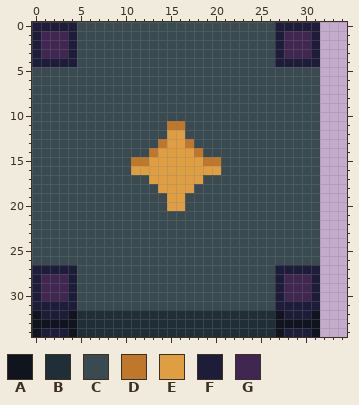
File history of a pixel-art file, assets/graphics/machines/jonction.aseprite. This is how it looked before the edit.
256x35 pixels, 1 frame. Shown: x 0..34, y 0..34.
Palette (. is transparent): A #10141f  B #202e37  C #394a50  D #be772b  E #de9e41  F #1e1d39  G #402751
Pixels before, first column x 0:
 0 FFFFFCCCCCCCCCCCCCCCCCCCCCCFFFFF
 1 FGGGFCCCCCCCCCCCCCCCCCCCCCCFGGGF
 2 FGGGFCCCCCCCCCCCCCCCCCCCCCCFGGGF
 3 FGGGFCCCCCCCCCCCCCCCCCCCCCCFGGGF
 4 FFFFFCCCCCCCCCCCCCCCCCCCCCCFFFFF
 5 CCCCCCCCCCCCCCCCCCCCCCCCCCCCCCCC
 6 CCCCCCCCCCCCCCCCCCCCCCCCCCCCCCCC
 7 CCCCCCCCCCCCCCCCCCCCCCCCCCCCCCCC
 8 CCCCCCCCCCCCCCCCCCCCCCCCCCCCCCCC
 9 CCCCCCCCCCCCCCCCCCCCCCCCCCCCCCCC
10 CCCCCCCCCCCCCCCCCCCCCCCCCCCCCCCC
11 CCCCCCCCCCCCCCCDDCCCCCCCCCCCCCCC
12 CCCCCCCCCCCCCCCEECCCCCCCCCCCCCCC
13 CCCCCCCCCCCCCCDEEDCCCCCCCCCCCCCC
14 CCCCCCCCCCCCCDEEEEDCCCCCCCCCCCCC
15 CCCCCCCCCCCDDEEEEEEDDCCCCCCCCCCC
16 CCCCCCCCCCCEEEEEEEEEECCCCCCCCCCC
17 CCCCCCCCCCCCCEEEEEECCCCCCCCCCCCC
18 CCCCCCCCCCCCCCEEEECCCCCCCCCCCCCC
19 CCCCCCCCCCCCCCCEECCCCCCCCCCCCCCC
20 CCCCCCCCCCCCCCCEECCCCCCCCCCCCCCC
21 CCCCCCCCCCCCCCCCCCCCCCCCCCCCCCCC
22 CCCCCCCCCCCCCCCCCCCCCCCCCCCCCCCC
23 CCCCCCCCCCCCCCCCCCCCCCCCCCCCCCCC
24 CCCCCCCCCCCCCCCCCCCCCCCCCCCCCCCC
25 CCCCCCCCCCCCCCCCCCCCCCCCCCCCCCCC
26 CCCCCCCCCCCCCCCCCCCCCCCCCCCCCCCC
27 FFFFFCCCCCCCCCCCCCCCCCCCCCCFFFFF
28 FGGGFCCCCCCCCCCCCCCCCCCCCCCFGGGF
29 FGGGFCCCCCCCCCCCCCCCCCCCCCCFGGGF
30 FGGGFCCCCCCCCCCCCCCCCCCCCCCFGGGF
31 FFFFFCCCCCCCCCCCCCCCCCCCCCCFFFFF
32 AFFFABBBBBBBBBBBBBBBBBBBBBBAFFFA
33 AAAAABBBBBBBBBBBBBBBBBBBBBBAAAAA
34 AFFFABBBBBBBBBBBBBBBBBBBBBBAFFFA
Once edited:
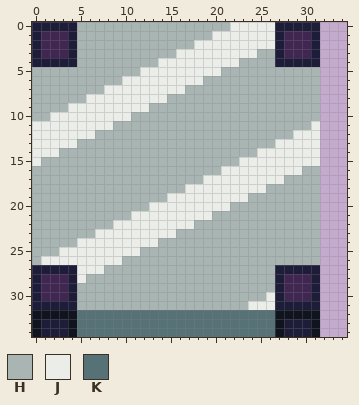
Colours new in this view: H #a8b5b2  J #ebede9  K #577277
Changes in this commit:
Changed rows in their new state; - is an unchanged pixel.
first column x 0:
 0 -----HHHHHHHHHHHHHHHHHJJJJJ-----
 1 -----HHHHHHHHHHHHHHHJJJJJJJ-----
 2 -----HHHHHHHHHHHHHJJJJJJJJJ-----
 3 -----HHHHHHHHHHHJJJJJJJJJHH-----
 4 -----HHHHHHHHHJJJJJJJJJHHHH-----
 5 HHHHHHHHHHHHJJJJJJJJJHHHHHHHHHHH
 6 HHHHHHHHHHJJJJJJJJJHHHHHHHHHHHHH
 7 HHHHHHHHJJJJJJJJJHHHHHHHHHHHHHHH
 8 HHHHHHJJJJJJJJJHHHHHHHHHHHHHHHHH
 9 HHHHJJJJJJJJJHHHHHHHHHHHHHHHHHHH
10 HHJJJJJJJJJHHHHHHHHHHHHHHHHHHHHH
11 JJJJJJJJJHHHHHHHHHHHHHHHHHHHHHHJ
12 JJJJJJJHHHHHHHHHHHHHHHHHHHHHHJJJ
13 JJJJJHHHHHHHHHHHHHHHHHHHHHHJJJJJ
14 JJJHHHHHHHHHHHHHHHHHHHHHHJJJJJJJ
15 JHHHHHHHHHHHHHHHHHHHHHHJJJJJJJJJ
16 HHHHHHHHHHHHHHHHHHHHHJJJJJJJJJHH
17 HHHHHHHHHHHHHHHHHHHJJJJJJJJJHHHH
18 HHHHHHHHHHHHHHHHHJJJJJJJJJHHHHHH
19 HHHHHHHHHHHHHHHJJJJJJJJJHHHHHHHH
20 HHHHHHHHHHHHHJJJJJJJJJHHHHHHHHHH
21 HHHHHHHHHHHJJJJJJJJJHHHHHHHHHHHH
22 HHHHHHHHHJJJJJJJJJHHHHHHHHHHHHHH
23 HHHHHHHJJJJJJJJJHHHHHHHHHHHHHHHH
24 HHHHHJJJJJJJJJHHHHHHHHHHHHHHHHHH
25 HHHJJJJJJJJJHHHHHHHHHHHHHHHHHHHH
26 HJJJJJJJJJHHHHHHHHHHHHHHHHHHHHHH
27 -----JJJHHHHHHHHHHHHHHHHHHH-----
28 -----JHHHHHHHHHHHHHHHHHHHHH-----
29 -----HHHHHHHHHHHHHHHHHHHHHH-----
30 -----HHHHHHHHHHHHHHHHHHHHHJ-----
31 -----HHHHHHHHHHHHHHHHHHHJJJ-----
32 -AAA-KKKKKKKKKKKKKKKKKKKKKK-AAA-
33 -FFF-KKKKKKKKKKKKKKKKKKKKKK-FFF-
34 -----KKKKKKKKKKKKKKKKKKKKKK-----
Changed places in both pictures, as pixel boxes (x1, y1, x2, y2):
changed: (32, 22, 320, 337)
